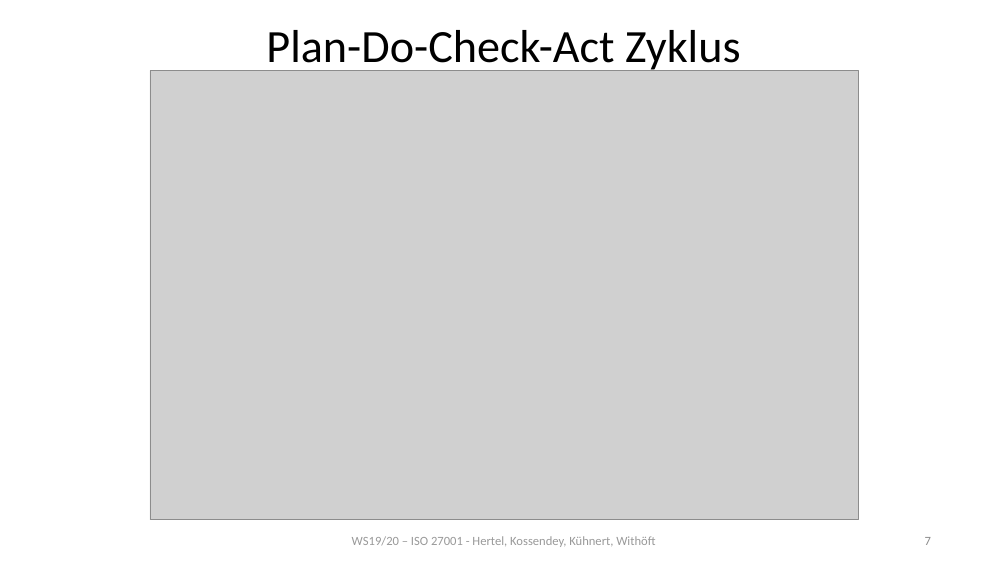
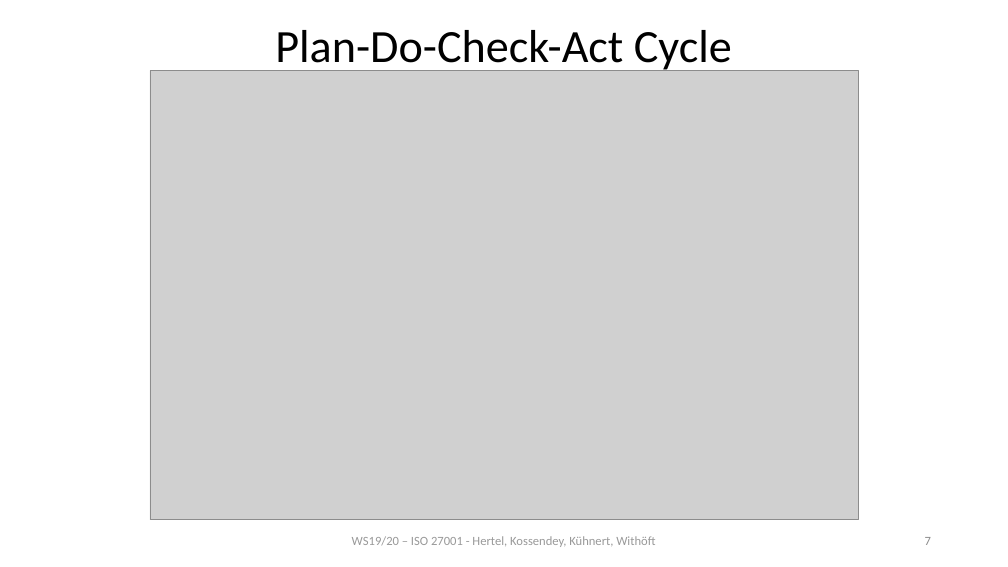
Before and after one commit to mwithoeft/SicherheitUndZuverlaessigkeit, a slide deck: slide 7 of merged.pptx. Drawn at 1008x567 pixels with LibreOffice and Linux fonts; fonts in the diff are those of the drawing; grey boxes stand for pictures. Boxes give left, top, right and bottom in pixels: in the first picture for what was removed or moved away, otherwise in the second. Text is boxed around its words. In the diff, an @@ line names an element or a change of style, - is before the commit and + after.

```diff
--- a/merged.pptx
+++ b/merged.pptx
@@ title at (275, 30, 732, 73): text changed @@
-Plan-Do-Check-Act Zyklus
+Plan-Do-Check-Act Cycle
```
Also in this commit, not shown: 1 other slide changed.
